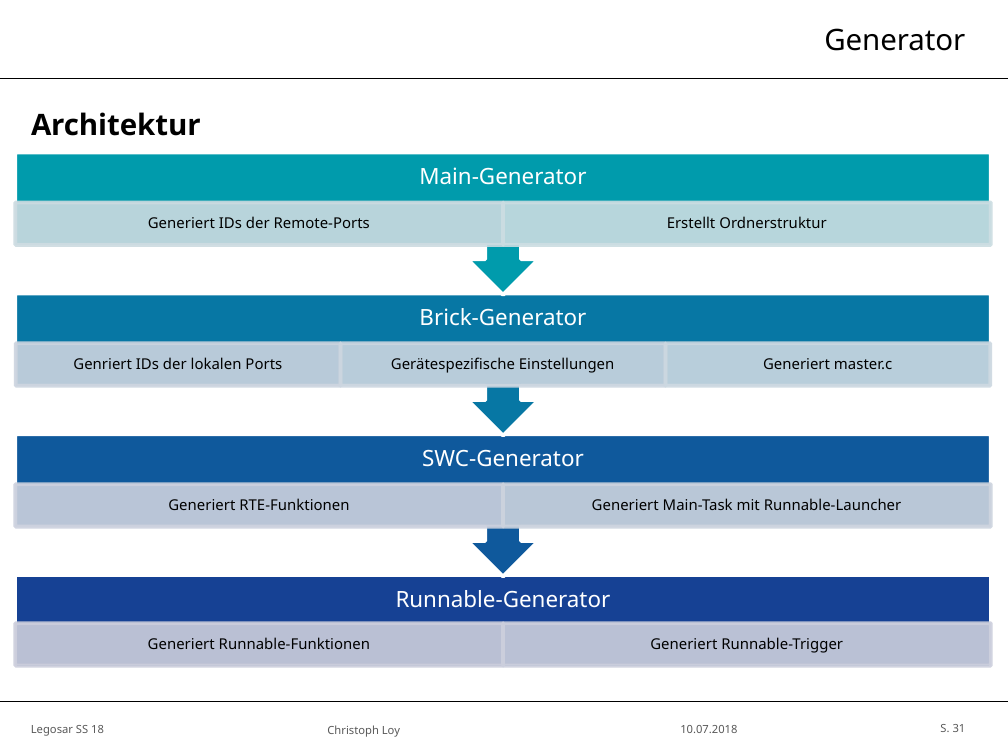
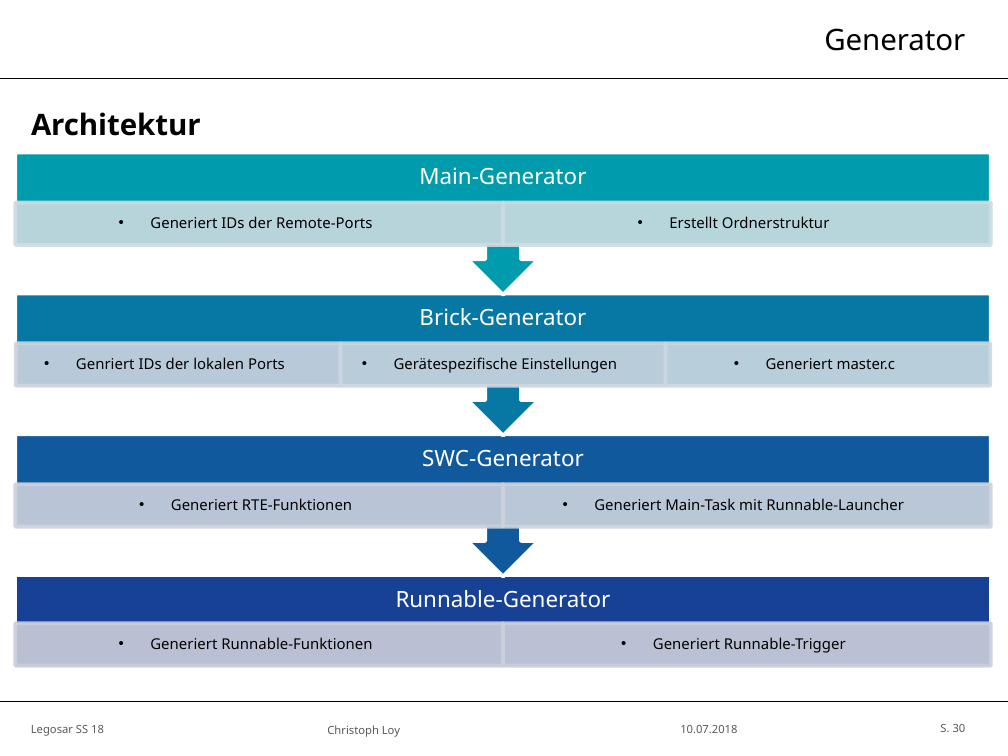
Before and after one commit to SimH1993/OTHR_AUTOSARSS18, a slide deck: slide 30 of Präsentation/Legosar_Master.pptx (slide 31 before the commit). Drawn at 1008x756 pixels with LibreOffice and Linux fonts; fonts in the diff are those of the drawing; background and template pictures are left out. Boxes give left, top, right and bottom in pixels: in the first picture for what was removed or moved away, otherwise in the second. Text is boxed around its words. In the diff, an @@ line names an element or a change of style, - is before the commit and + after.

```diff
--- a/Präsentation/Legosar_Master.pptx
+++ b/Präsentation/Legosar_Master.pptx
@@ bullet none to • in 9 elements at [150,637,372,649], [653,637,846,653], [171,498,352,510], [594,498,904,510], [76,357,285,369], [394,357,617,373], [766,358,895,369], [150,216,372,228], [669,216,830,228] @@
@@ page number at [940,724,966,732]: text changed @@
-S. 31
+S. 30
```
Also in this commit, not shown: 7 other slides changed.
